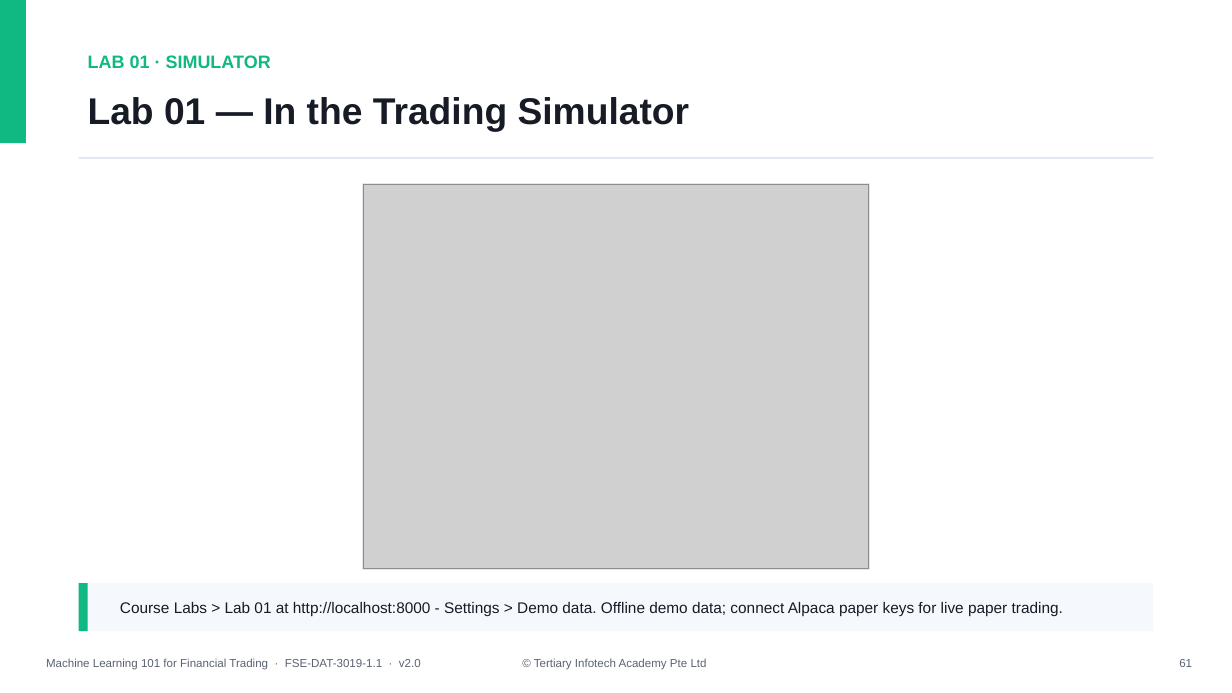
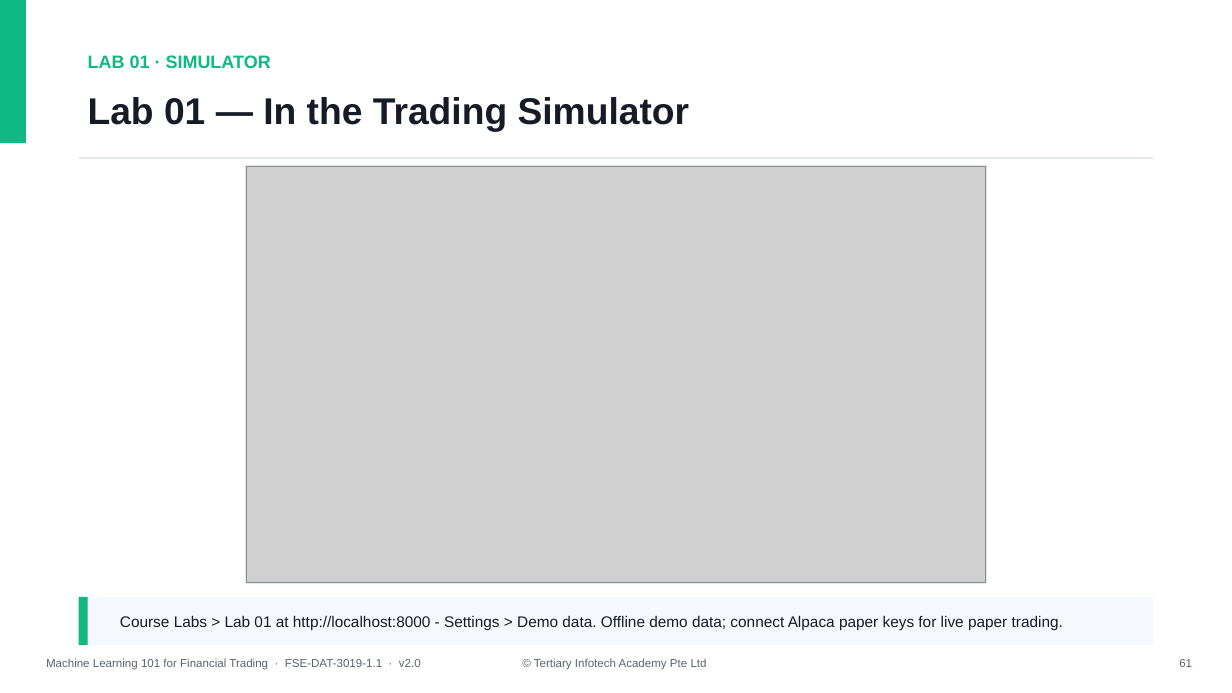
Before and after one commit to tertiarycourses/TGS-2023018794-Machine-Learning-101-for-Financial-Trading, a slide deck: slide 61 of courseware/Slides_ML 101 for Financial Trading_v2.0.pptx. Drawn at 1232x693 pixels with LibreOffice and Linux fonts; fonts in the diff are those of the drawing; grey boxes stand for pictures. Boxes give left, top, right and bottom in pixels: in the first picture for what was removed or moved away, otherwise in the second. Text is boxed around its words. In the diff, an @@ line names an element or a change of style, - is before the commit and + after.

```diff
--- a/courseware/Slides_ML 101 for Financial Trading_v2.0.pptx
+++ b/courseware/Slides_ML 101 for Financial Trading_v2.0.pptx
@@ rectangle: place and size @@
-rectangle at box(362, 184, 869, 569)
+rectangle at box(245, 165, 986, 583)
@@ picture: place and size @@
-picture at box(364, 185, 869, 568)
+picture at box(247, 166, 986, 582)
@@ 2 rectangles, 1 text: place and size @@
-2 rectangles, 1 text at box(79, 583, 1153, 631)
+2 rectangles, 1 text at box(79, 597, 1153, 645)
```
Also in this commit, not shown: 20 other slides changed, 27 other files.
